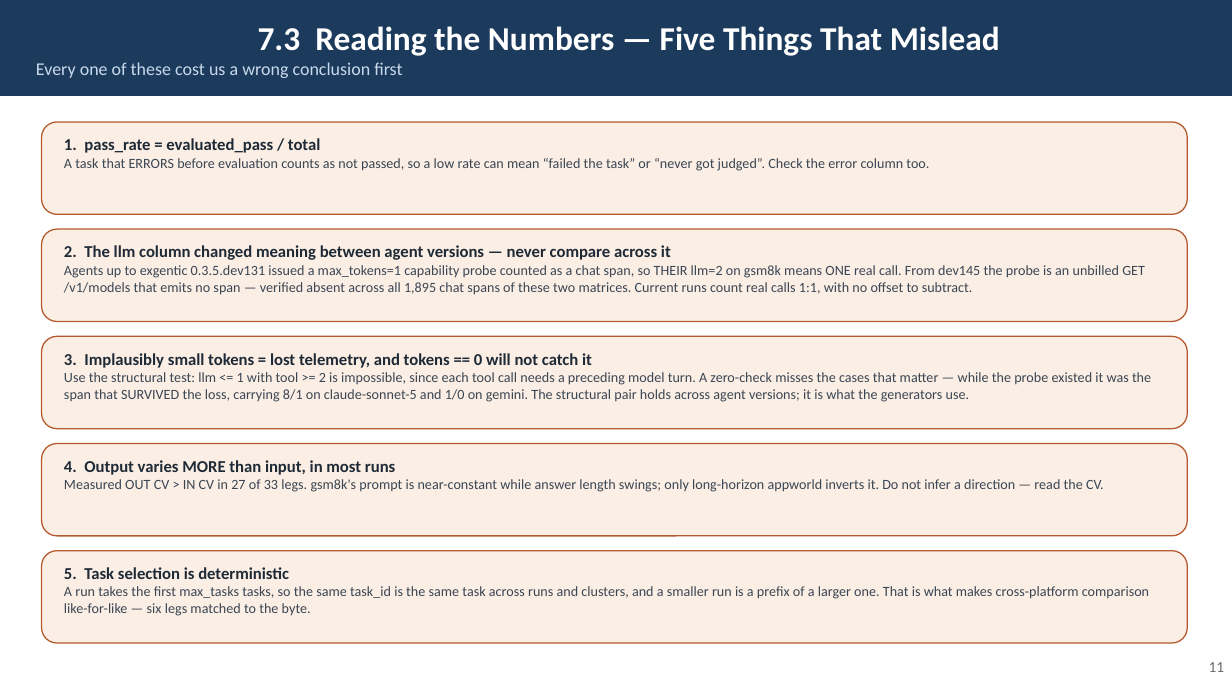
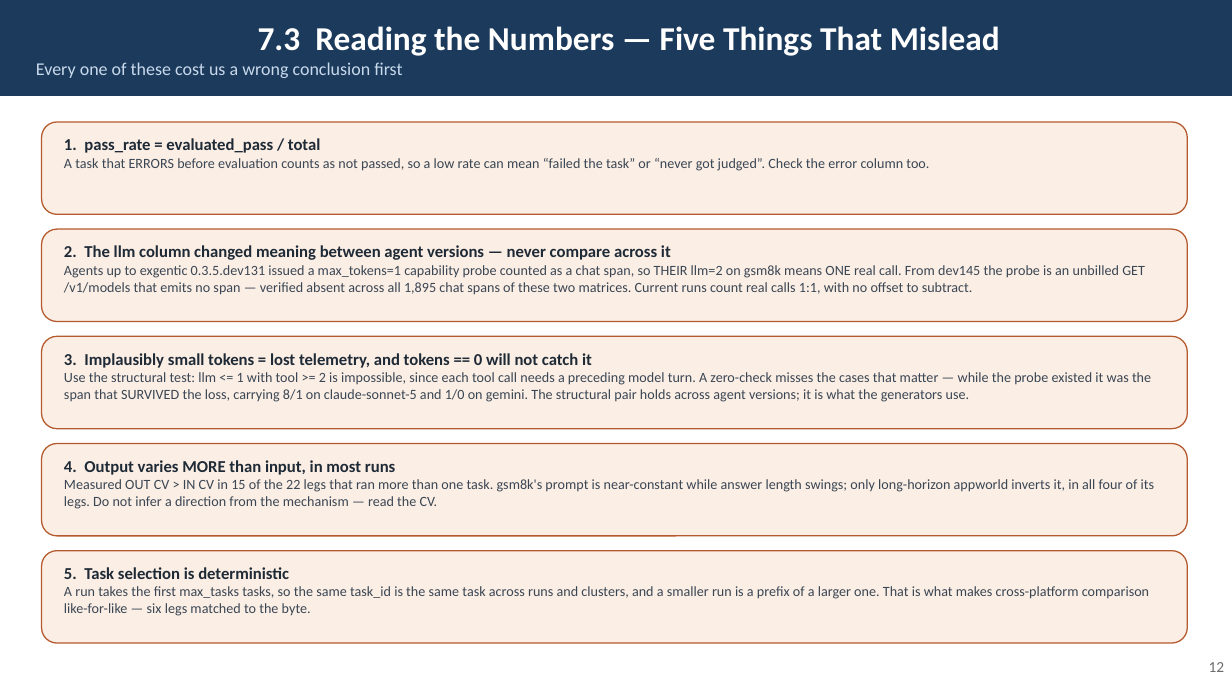
Before and after one commit to rossoctl/autobench, a slide deck: slide 12 of docs/AutoBench.pptx (slide 11 before the commit). Drawn at 1232x693 pixels with LibreOffice and Linux fonts; fonts in the diff are those of the drawing. Boxes give left, top, right and bottom in pixels: in the first picture for what was removed or moved away, otherwise in the second. Text is boxed around its words. In the diff, an @@ line names an element or a change of style, - is before the commit and + after.

```diff
--- a/docs/AutoBench.pptx
+++ b/docs/AutoBench.pptx
@@ text in rounded rectangle at (64, 479, 1154, 509): text changed @@
-Measured OUT CV > IN CV in 27 of 33 legs. gsm8k's prompt is near-constant while answer length swings; only long-horizon appworld inverts it. Do not infer a direction — read the CV.
+Measured OUT CV > IN CV in 15 of the 22 legs that ran more than one task. gsm8k's prompt is near-constant while answer length swings; only long-horizon appworld inverts it, in all four of its legs. Do not infer a direction from the mechanism — read the CV.
@@ text at (1209, 662, 1225, 672): text changed @@
-11
+12
```
Also in this commit, not shown: 12 other slides changed, 1 slide added, 5 other files.
